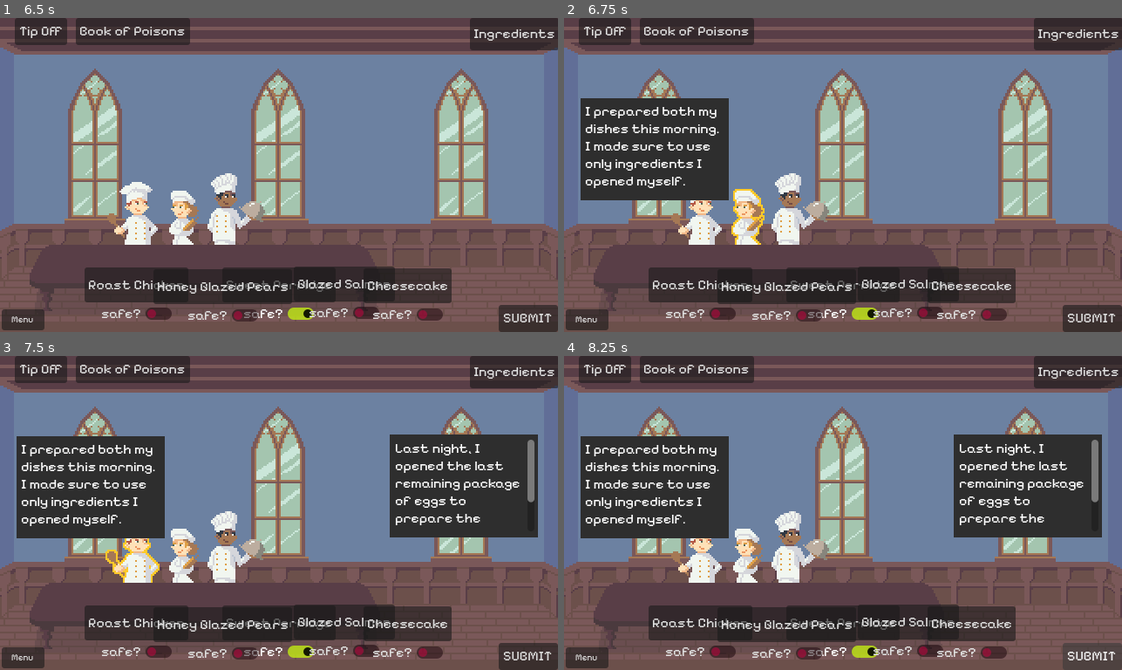
Above: before the commit, frames 1-4 (two rows, left to right).
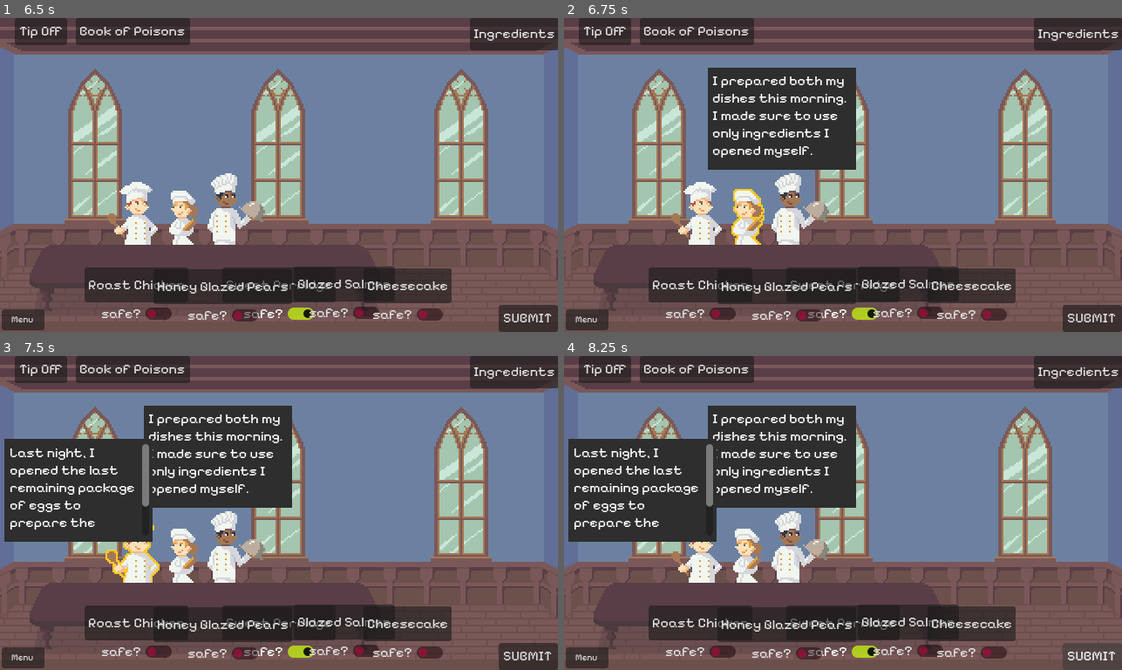
Above: after the commit, the same moments.

Repository: krstnvz/brackeys-gamejam
Game: Godot game, scene res://scenes/game/root.tscn
Two runs of this game, one before a commit and one after it. Both use one fixed random seed, a clock stepped at 60 frames per second and the inputs below.
Inputs (mouse positions are in pixels of both pictures, inside the frame that each line leads up to):
- Up to frame 1 (6.5 s): click "Start Game" at 0.5 s; click "Sweet Porridge" at 1.25 s; click "safe?" at 2 s; click "Glazed Salmon" at 2.75 s; click "Roast Chicken" at 3.5 s; click "Honey Glazed Pears" at 4.25 s; click "Cheesecake" at 5 s; click (234, 209) at 5.75 s
- Up to frame 2 (6.75 s): click (748, 215) at 6.5 s
- Up to frame 3 (7.5 s): click (133, 550) at 7.25 s
- Up to frame 4 (8.25 s): click "SUBMIT" at 8 s

Frame 1 is identical in both runs. In frame 2, 16% of the frame differs, in the area x 2-53%, y 15-59%; in frame 3, 20%, in the area x 0-97%, y 15-60%; in frame 4, 20%.

Commit message:
feat: change position of overlays

Diff:
--- a/scenes/game/main_game.tscn
+++ b/scenes/game/main_game.tscn
@@ -33,6 +33,7 @@
 offset_right = 640.0
 offset_bottom = 360.0
 texture = ExtResource("2_eixuh")
+metadata/_edit_lock_ = true
 
 [node name="Dishes" type="Node" parent="." unique_id=1007331144]
 
@@ -275,60 +276,57 @@
 grow_vertical = 2
 text = "X"
 
-[node name="Cook1Overlay" type="CanvasLayer" parent="Overlays" unique_id=892935395]
-visible = false
-script = ExtResource("10_jka6k")
-
-[node name="ColorRect" type="ColorRect" parent="Overlays/Cook1Overlay" unique_id=705706584]
-offset_left = 19.0
-offset_top = 92.0
-offset_right = 189.0
-offset_bottom = 209.0
-color = Color(0.18039216, 0.18039216, 0.18039216, 1)
-
-[node name="RichTextLabel" type="RichTextLabel" parent="Overlays/Cook1Overlay" unique_id=1186643933]
-offset_left = 24.0
-offset_top = 97.0
-offset_right = 184.0
-offset_bottom = 203.0
+[node name="RoseStatementOverlay" type="CanvasLayer" parent="Overlays" unique_id=892935395]
+script = ExtResource("10_jka6k")
+
+[node name="ColorRect" type="ColorRect" parent="Overlays/RoseStatementOverlay" unique_id=705706584]
+offset_left = 165.0
+offset_top = 57.0
+offset_right = 335.0
+offset_bottom = 174.0
+color = Color(0.18039216, 0.18039216, 0.18039216, 1)
+
+[node name="RichTextLabel" type="RichTextLabel" parent="Overlays/RoseStatementOverlay" unique_id=1186643933]
+offset_left = 170.0
+offset_top = 62.0
+offset_right = 330.0
+offset_bottom = 168.0
 script = ExtResource("13_20abi")
 cook_data = ExtResource("14_h2va7")
 
-[node name="Cook2Overlay" type="CanvasLayer" parent="Overlays" unique_id=2046572807]
-visible = false
-script = ExtResource("10_jka6k")
-
-[node name="ColorRect" type="ColorRect" parent="Overlays/Cook2Overlay" unique_id=1816286435]
-offset_left = 230.0
-offset_top = 91.0
-offset_right = 400.0
-offset_bottom = 208.0
-color = Color(0.18039216, 0.18039216, 0.18039216, 1)
-
-[node name="RichTextLabel" type="RichTextLabel" parent="Overlays/Cook2Overlay" unique_id=941605190]
-offset_left = 235.0
-offset_top = 96.0
-offset_right = 395.0
-offset_bottom = 201.0
+[node name="SimonStatementOverlay" type="CanvasLayer" parent="Overlays" unique_id=2046572807]
+script = ExtResource("10_jka6k")
+
+[node name="ColorRect" type="ColorRect" parent="Overlays/SimonStatementOverlay" unique_id=1816286435]
+offset_left = 334.0
+offset_top = 97.0
+offset_right = 504.0
+offset_bottom = 214.0
+color = Color(0.18039216, 0.18039216, 0.18039216, 1)
+
+[node name="RichTextLabel" type="RichTextLabel" parent="Overlays/SimonStatementOverlay" unique_id=941605190]
+offset_left = 339.0
+offset_top = 102.0
+offset_right = 499.0
+offset_bottom = 207.0
 script = ExtResource("13_20abi")
 cook_data = ExtResource("8_dp4e7")
 
-[node name="Cook3Overlay" type="CanvasLayer" parent="Overlays" unique_id=578976360]
-visible = false
-script = ExtResource("10_jka6k")
-
-[node name="ColorRect" type="ColorRect" parent="Overlays/Cook3Overlay" unique_id=422168759]
-offset_left = 447.0
-offset_top = 90.0
-offset_right = 617.0
-offset_bottom = 208.0
-color = Color(0.18039216, 0.18039216, 0.18039216, 1)
-
-[node name="RichTextLabel" type="RichTextLabel" parent="Overlays/Cook3Overlay" unique_id=2135914515]
-offset_left = 453.0
-offset_top = 96.0
-offset_right = 613.0
-offset_bottom = 201.0
+[node name="PeterStatementOverlay" type="CanvasLayer" parent="Overlays" unique_id=578976360]
+script = ExtResource("10_jka6k")
+
+[node name="ColorRect" type="ColorRect" parent="Overlays/PeterStatementOverlay" unique_id=422168759]
+offset_left = 5.0
+offset_top = 95.0
+offset_right = 175.0
+offset_bottom = 213.0
+color = Color(0.18039216, 0.18039216, 0.18039216, 1)
+
+[node name="RichTextLabel" type="RichTextLabel" parent="Overlays/PeterStatementOverlay" unique_id=2135914515]
+offset_left = 11.0
+offset_top = 101.0
+offset_right = 171.0
+offset_bottom = 206.0
 script = ExtResource("13_20abi")
 cook_data = ExtResource("9_wyrr4")
 
@@ -345,9 +343,9 @@
 [connection signal="refresh_ingredients" from="Dishes/DishButton3" to="Overlays/IngredientsOverlay/ScrollContainer/VBoxContainer" method="_on_dish_button_refresh_ingredients"]
 [connection signal="refresh_ingredients" from="Dishes/DishButton4" to="Overlays/IngredientsOverlay/ScrollContainer/VBoxContainer" method="_on_dish_button_refresh_ingredients"]
 [connection signal="refresh_ingredients" from="Dishes/DishButton5" to="Overlays/IngredientsOverlay/ScrollContainer/VBoxContainer" method="_on_dish_button_refresh_ingredients"]
-[connection signal="button_up" from="Cooks/Simon" to="Overlays/Cook2Overlay" method="_on_visibility_button_up"]
-[connection signal="button_up" from="Cooks/Rose" to="Overlays/Cook1Overlay" method="_on_visibility_button_up"]
-[connection signal="button_up" from="Cooks/Peter" to="Overlays/Cook3Overlay" method="_on_visibility_button_up"]
+[connection signal="button_up" from="Cooks/Simon" to="Overlays/SimonStatementOverlay" method="_on_visibility_button_up"]
+[connection signal="button_up" from="Cooks/Rose" to="Overlays/RoseStatementOverlay" method="_on_visibility_button_up"]
+[connection signal="button_up" from="Cooks/Peter" to="Overlays/PeterStatementOverlay" method="_on_visibility_button_up"]
 [connection signal="button_up" from="SubmitButton" to="." method="_on_submit_button_button_up"]
 [connection signal="button_up" from="BookButton" to="Overlays/BookOverlay" method="_on_visibility_button_up"]
 [connection signal="button_up" from="TipOffButton" to="Overlays/TipOffOverlay" method="_on_visibility_button_up"]
